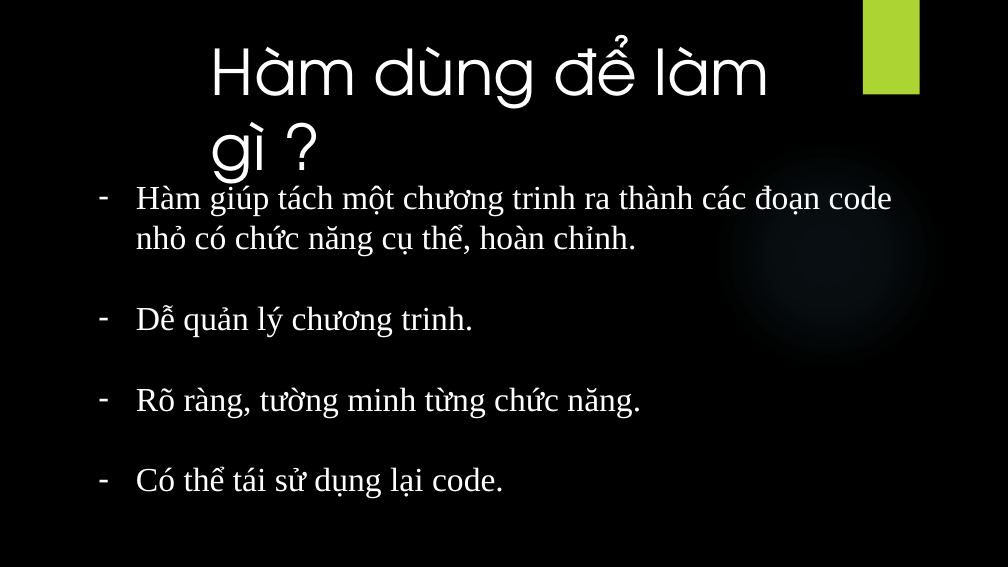
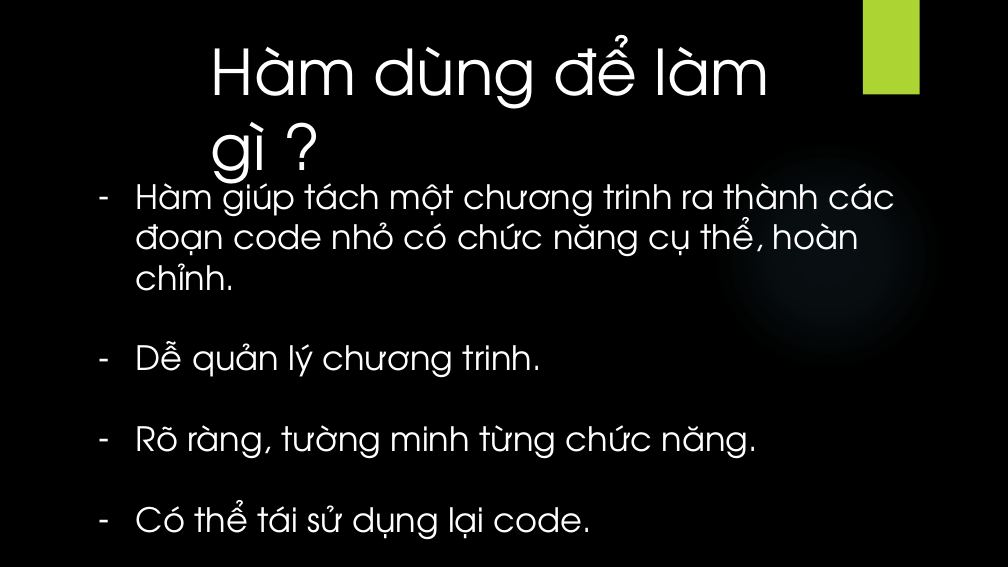
Before and after one commit to quocTuan02/demo, a slide deck: slide 4 of C/sile/Funstion.pptx (slide 10 before the commit). Drawn at 1008x567 pixels with LibreOffice and Linux fonts; fonts in the diff are those of the drawing; background and template pictures are left out. Boxes give left, top, right and bottom in pixels: in the first picture for what was removed or moved away, otherwise in the second. Text is boxed around its words. In the diff, an @@ line names an element or a change of style, - is before the commit and + after.

```diff
--- a/C/sile/Funstion.pptx
+++ b/C/sile/Funstion.pptx
@@ text "Hàm giúp tách một chương ..." at <box>136,174,894,540</box>: font Times New Roman to TeX Gyre Adventor @@
```
Also in this commit, not shown: 4 other slides changed, 1 slide added, 22 slides removed.
